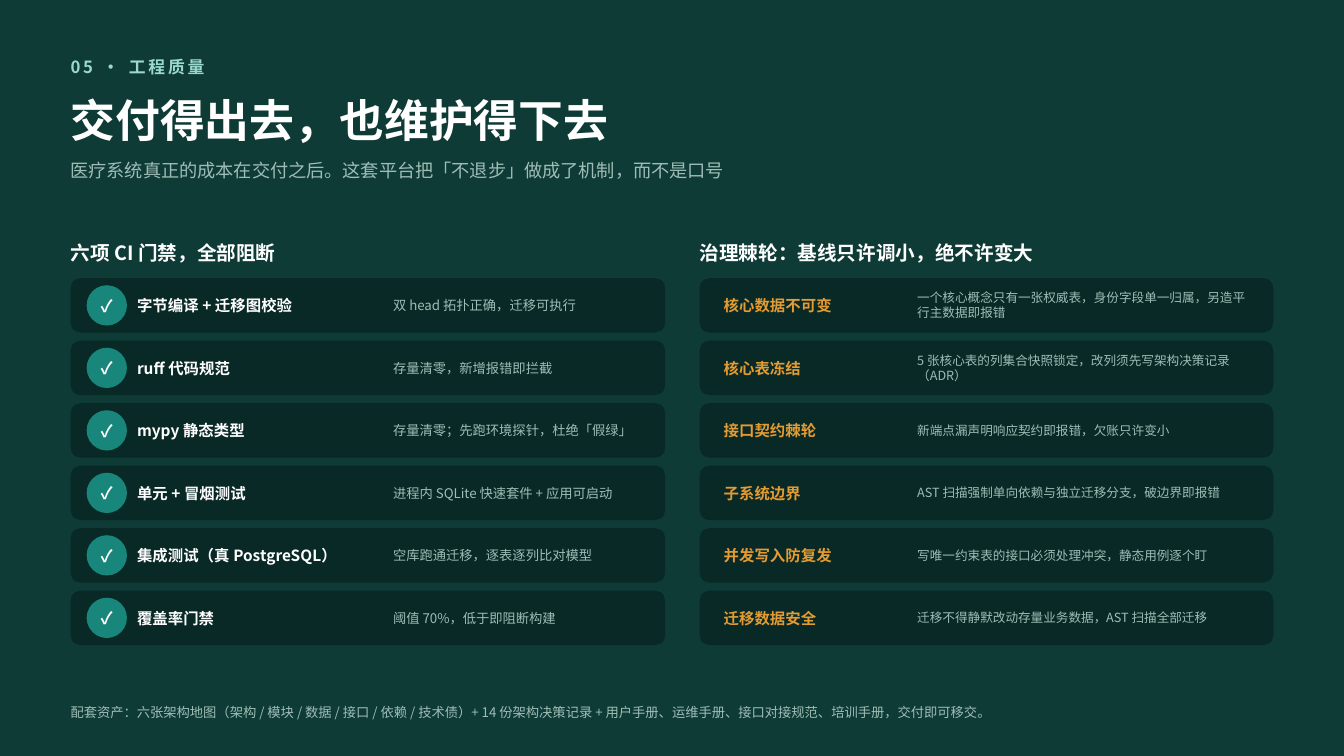
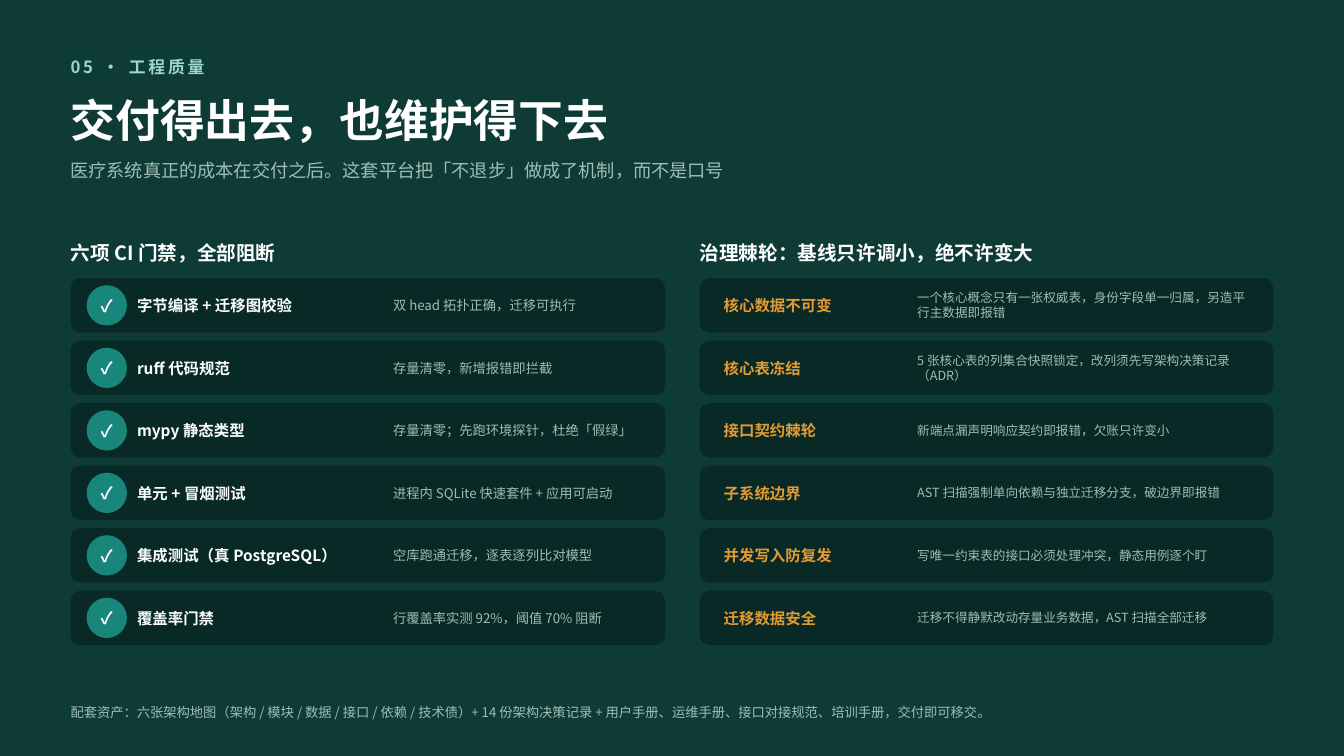
Before and after one commit to xujiann/trytry, a slide deck: slide 16 of docs/presentation/县域医共体信息化平台介绍.pptx. Drawn at 1344x756 pixels with LibreOffice and Linux fonts; fonts in the diff are those of the drawing. Boxes give left, top, right and bottom in pixels: in the first picture for what was removed or moved away, otherwise in the second. Text is boxed around its words. In the diff, an @@ line names an element or a change of style, - is before the commit and + after.

```diff
--- a/docs/presentation/县域医共体信息化平台介绍.pptx
+++ b/docs/presentation/县域医共体信息化平台介绍.pptx
@@ text at (x1=393, y1=612, x2=602, y2=624): text changed @@
-阈值 70%，低于即阻断构建
+行覆盖率实测 92%，阈值 70% 阻断
```
Also in this commit, not shown: 2 other files.
